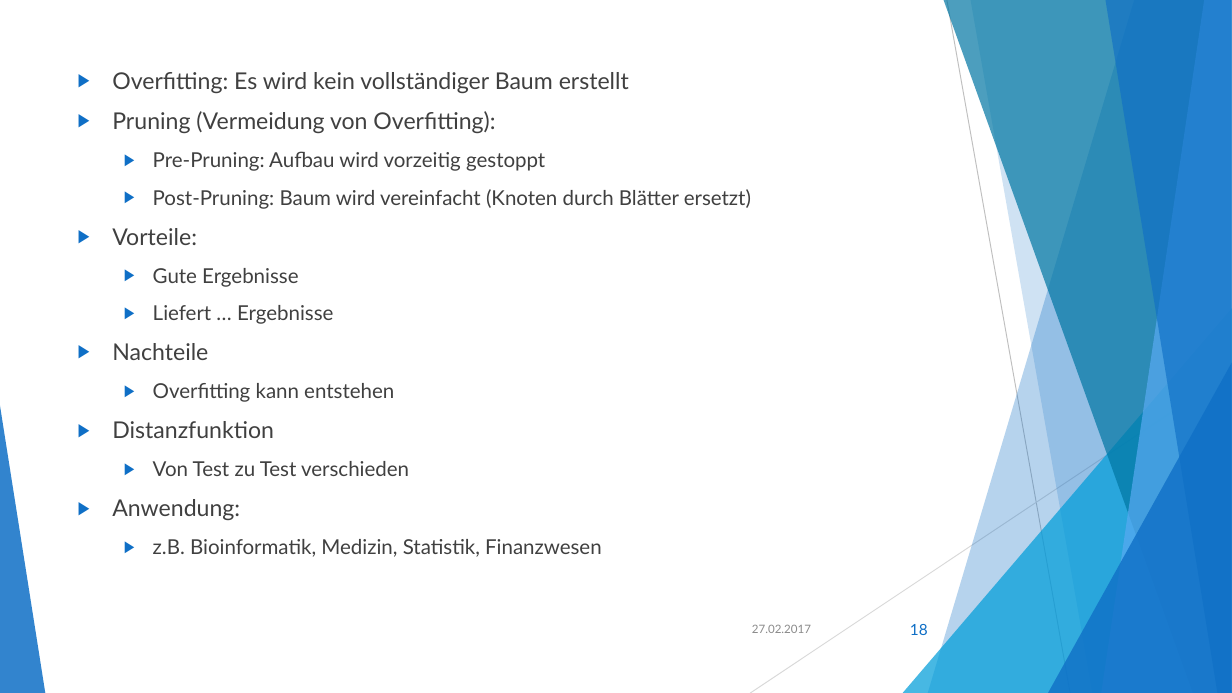
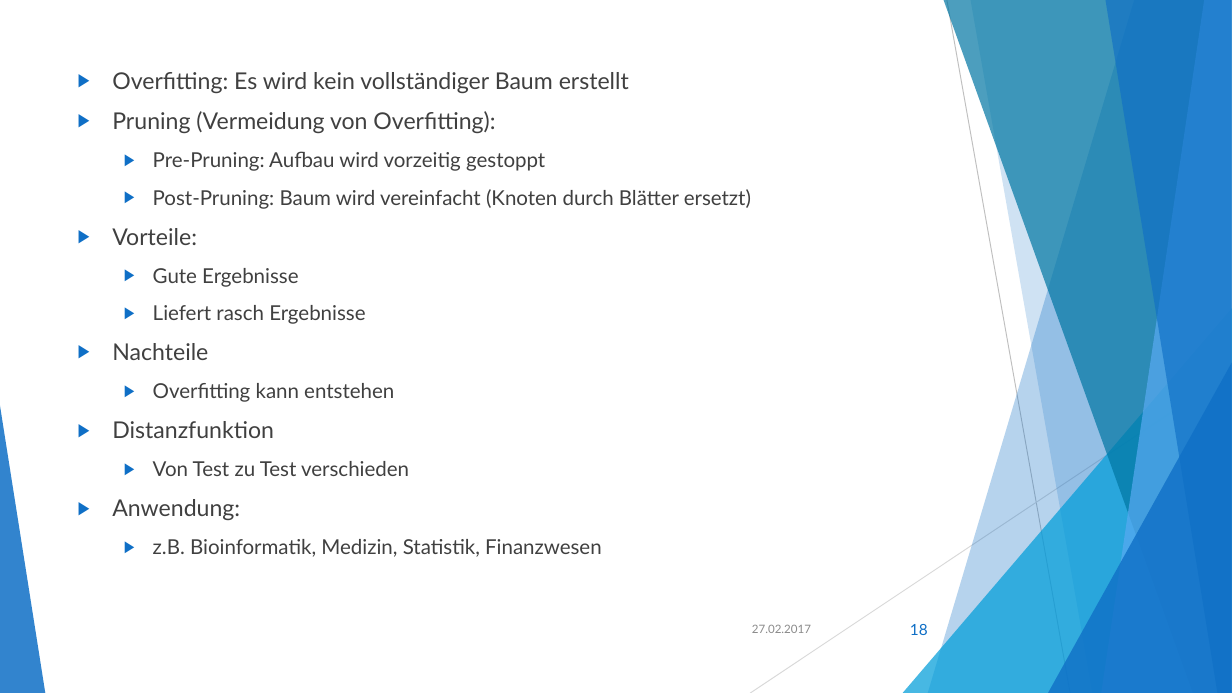
Before and after one commit to akio4800/fh, a slide deck: slide 18 of Klassifikation und Clustering3.pptx. Drawn at 1232x693 pixels with LibreOffice and Linux fonts; fonts in the diff are those of the drawing. Boxes give left, top, right and bottom in pixels: in the first picture for what was removed or moved away, otherwise in the second. Text is boxed around its words. In the diff, an @@ line names an element or a change of style, - is before the commit and + after.

```diff
--- a/Klassifikation und Clustering3.pptx
+++ b/Klassifikation und Clustering3.pptx
@@ text at (x1=153, y1=305, x2=365, y2=324): text changed @@
-  ▶ Liefert … Ergebnisse
+  ▶ Liefert rasch Ergebnisse
```
Also in this commit, not shown: 2 other slides changed.
